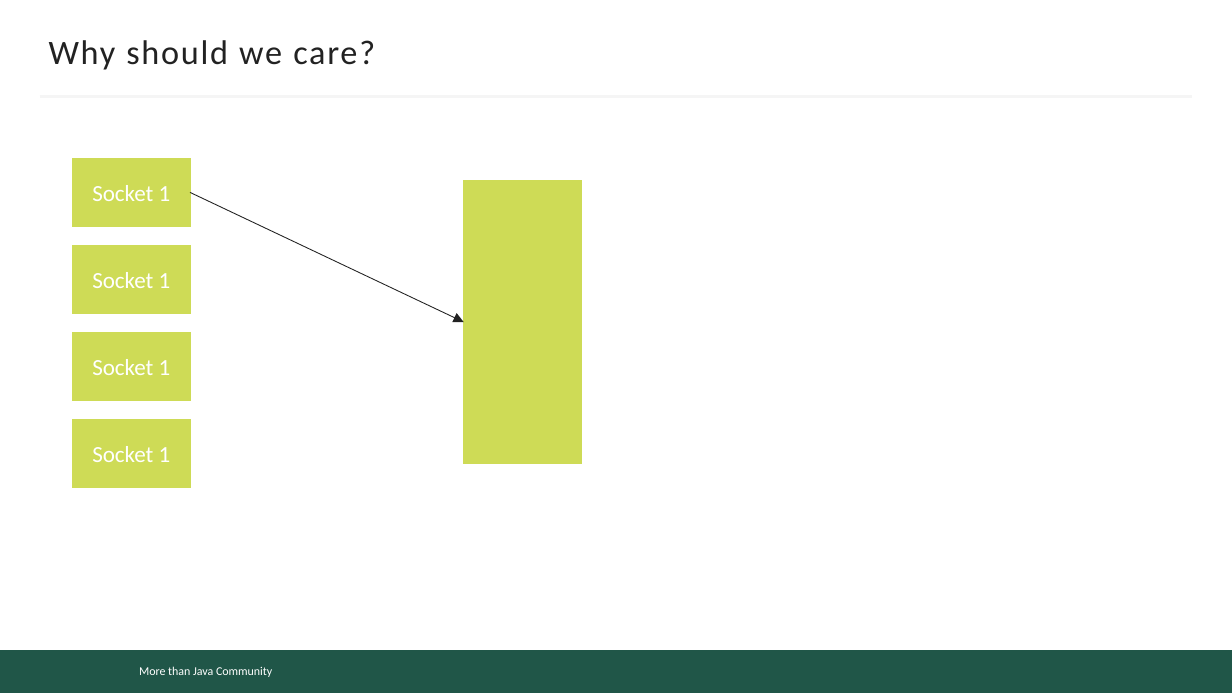
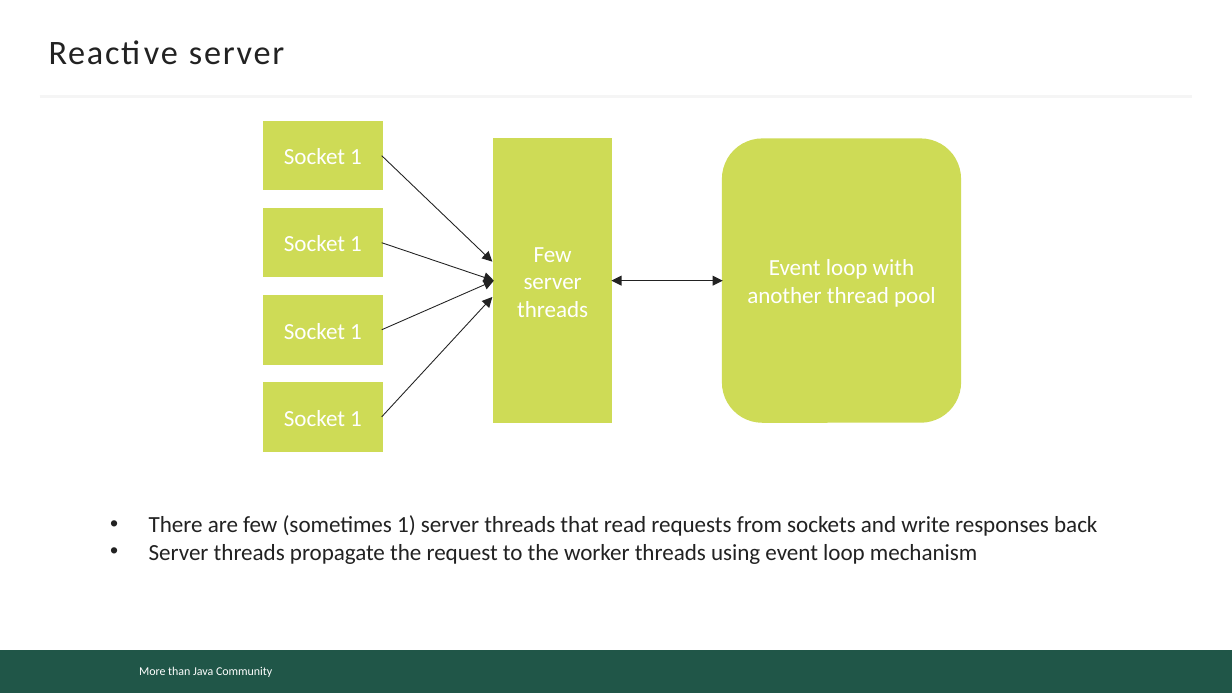
Before and after one commit to mjc-school/mentors-handsbook, a slide deck: slide 6 of light-talks/reactive/reactive.pptx (slide 4 before the commit). Drawn at 1232x693 pixels with LibreOffice and Linux fonts; fonts in the diff are those of the drawing; background and template pictures are left out. Boxes give left, top, right and bottom in pixels: in the first picture for what was removed or moved away, otherwise in the second. Text is boxed around its words. In the diff, an @@ line names an element or a change of style, - is before the commit and + after.

```diff
--- a/light-talks/reactive/reactive.pptx
+++ b/light-talks/reactive/reactive.pptx
@@ title at [189,47,284,65]: text changed @@
-Why should we care?
+Reactive server
@@ rectangle "Few server threads": place and size @@
-rectangle "Few server threads" at [463,181,580,463]
+rectangle "Few server threads" at [494,139,611,421]
@@ rounded rectangle added at [723,139,961,421], fill #CEDB56, outline #CEDB56 1 pt, 13.5 pt, text #FFFFFF @@
+Event loop with another thread pool
@@ arrow moved from (190, 192) - (463, 322) to (382, 155) - (493, 261) @@
@@ arrow added from (382, 243) to (494, 281), #222222 0.5 pt @@
@@ text in rectangle at [517,247,588,317]: text added @@
+Few server threads
@@ 4 rectangles: place and size @@
-4 rectangles at [73,159,190,488]
+4 rectangles at [264,122,381,451]
@@ arrow added from (382, 330) to (494, 281), #222222 0.5 pt @@
@@ arrow added from (382, 416) to (493, 297), #222222 0.5 pt @@
@@ double arrow added from (611, 281) to (723, 281), #222222 0.5 pt @@
@@ text added at [149,515,1097,564], 13.5 pt, text #222222 @@
+• There are few (sometimes 1) server threads that read requests from sockets and write responses back
+• Server threads propagate the request to the worker threads using event loop mechanism
```
Also in this commit, not shown: 2 other slides changed, 6 slides added, 1 slide removed.
